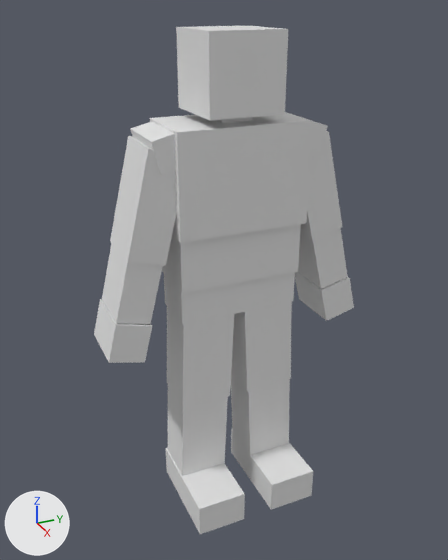
The Blender file project 1/Assets/scenery/Casino_Worker_New.blend as it was, and as the next commit left it.
One viewpoint serves both versions: a 50 mm camera at (6.62, -3.06, 2.93) aimed at (0.12, -0.13, -0.32). Arrows for +X, +Y and +Z are at lower left; the lights stay in place.

The older version as bpy lines, for what is in view:
```python
ob_cube = bpy.data.objects.new('Cube', me_cube)
ob_cube.location = (0.0, 0.0, -0.44)
ob_cube.scale = (0.318, 0.778, 0.275)
ob_cube_001 = bpy.data.objects.new('Cube.001', me_cube_001)
ob_cube_001.location = (0.0, 0.0, 1.02)
ob_cube_001.scale = (0.458, 0.821, 0.617)
ob_cube_002 = bpy.data.objects.new('Cube.002', me_cube_002)
ob_cube_002.location = (0.0, 0.0, 0.48)
ob_cube_002.scale = (0.375, 0.79, 0.745)
ob_cube_003 = bpy.data.objects.new('Cube.003', me_cube_003)
ob_cube_003.location = (0.0, 0.44, -1.3)
ob_cube_003.rotation_euler = (0.0419, 0.0, 0.0)  # degrees (2.4, 0, 0)
ob_cube_003.scale = (0.31, 0.34, 0.639)
ob_cube_004 = bpy.data.objects.new('Cube.004', me_cube_004)
ob_cube_004.location = (0.0, 0.5, -2.54)
ob_cube_004.rotation_euler = (0.0401, 0.0, 0.0)  # degrees (2.3, 0, 0)
ob_cube_004.scale = (0.3, 0.32, 0.64)
ob_cube_005 = bpy.data.objects.new('Cube.005', me_cube_005)
ob_cube_005.location = (0.3, 0.53, -3.3)
ob_cube_005.scale = (0.655, 0.325, 0.221)
ob_cube_006 = bpy.data.objects.new('Cube.006', me_cube_006)
ob_cube_006.location = (0.0, -0.44, -1.3)
ob_cube_006.rotation_euler = (-0.0419, 0.0, 0.0)  # degrees (-2.4, 0, 0)
ob_cube_006.scale = (0.31, 0.34, 0.639)
ob_cube_007 = bpy.data.objects.new('Cube.007', me_cube_007)
ob_cube_007.location = (0.0, -0.5, -2.54)
ob_cube_007.rotation_euler = (-0.0401, 0.0, 0.0)  # degrees (-2.3, 0, 0)
ob_cube_007.scale = (0.3, 0.32, 0.64)
ob_cube_010 = bpy.data.objects.new('Cube.010', me_cube_010)
ob_cube_010.location = (0.0, -0.9, 1.4)
ob_cube_010.rotation_euler = (0.244, 0.0, 0.0)  # degrees (14, 0, 0)
ob_cube_010.scale = (0.388, 0.139, 0.19)
# also in view: 'Cube.008' at (0.3, -0.53, -3.3); 'Cube.013' at (0.0, -1.45, -0.8); 'Cube.012' at (0.0, 1.04, 0.8); 'Cube.014' at (0.0, 1.29, -0.15); 'Cube.017' at (0.0, 0.0, 2.18)
```
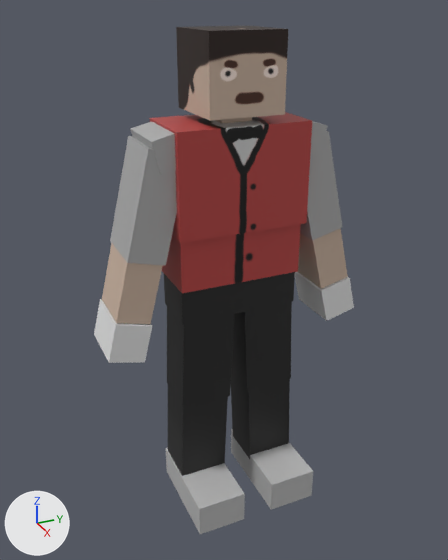
Diff of the bpy script that builds the scene:
```diff
--- a/project 1/Assets/scenery/Casino_Worker_New.blend.py
+++ b/project 1/Assets/scenery/Casino_Worker_New.blend.py
@@ mat_material @@
 mat_material = principled_material('Material')
-mat_material.base_color = (0.8, 0.8, 0.8)  # white #e7e7e7
+mat_material.texture = img_casino_worker_pelvis_texure
@@ mat_material_001 @@
 mat_material_001 = principled_material('Material.001')
-mat_material_001.base_color = (0.8, 0.8, 0.8)  # white #e7e7e7
+mat_material_001.texture = img_casino_worker_shirt_texure
@@ mat_material_002 @@
 mat_material_002 = principled_material('Material.002')
-mat_material_002.base_color = (0.8, 0.8, 0.8)  # white #e7e7e7
+mat_material_002.texture = img_casino_worker_shirt_low_texure
@@ mat_material_003 @@
 mat_material_003 = principled_material('Material.003')
-mat_material_003.base_color = (0.8, 0.8, 0.8)  # white #e7e7e7
+mat_material_003.texture = img_casino_worker_pelvis_texure
@@ mat_material_004 @@
 mat_material_004 = principled_material('Material.004')
-mat_material_004.base_color = (0.8, 0.8, 0.8)  # white #e7e7e7
+mat_material_004.texture = img_casino_worker_pelvis_texure
@@ mat_material_005 @@
 mat_material_005 = principled_material('Material.005')
-mat_material_005.base_color = (0.8, 0.8, 0.8)  # white #e7e7e7
+mat_material_005.base_color = (0.5, 0.5, 0.5)  # grey #bcbcbc
@@ mat_material_006 @@
 mat_material_006 = principled_material('Material.006')
-mat_material_006.base_color = (0.8, 0.8, 0.8)  # white #e7e7e7
+mat_material_006.texture = img_casino_worker_pelvis_texure
@@ mat_material_007 @@
 mat_material_007 = principled_material('Material.007')
-mat_material_007.base_color = (0.8, 0.8, 0.8)  # white #e7e7e7
+mat_material_007.texture = img_casino_worker_pelvis_texure
@@ mat_material_008 @@
 mat_material_008 = principled_material('Material.008')
-mat_material_008.base_color = (0.8, 0.8, 0.8)  # white #e7e7e7
+mat_material_008.base_color = (0.5, 0.5, 0.5)  # grey #bcbcbc
@@ mat_material_010 @@
 mat_material_010 = principled_material('Material.010')
-mat_material_010.base_color = (0.8, 0.8, 0.8)  # white #e7e7e7
+mat_material_010.texture = img_casino_shoulder_texure
@@ mat_material_011 @@
 mat_material_011 = principled_material('Material.011')
-mat_material_011.base_color = (0.8, 0.8, 0.8)  # white #e7e7e7
+mat_material_011.texture = img_casino_shoulder_texure
@@ mat_material_012 @@
 mat_material_012 = principled_material('Material.012')
-mat_material_012.base_color = (0.8, 0.8, 0.8)  # white #e7e7e7
+mat_material_012.texture = img_casino_shoulder_texure
@@ mat_material_014 @@
 mat_material_014 = principled_material('Material.014')
-mat_material_014.base_color = (0.8, 0.8, 0.8)  # white #e7e7e7
+mat_material_014.texture = img_casino_arm_texure
@@ mat_material_015 @@
 mat_material_015 = principled_material('Material.015')
-mat_material_015.base_color = (0.8, 0.8, 0.8)  # white #e7e7e7
+mat_material_015.texture = img_casino_arm_texure
@@ mat_material_017 @@
 mat_material_017 = principled_material('Material.017')
-mat_material_017.base_color = (0.8, 0.8, 0.8)  # white #e7e7e7
+mat_material_017.texture = img_casino_worker_face_texure
```

Pixel boxes (x1, y1, x2, y2) of what changed, in the pictures (448 x 560 px):
'Cube.001', surface changed (grey to red): (150, 112, 312, 243) in both
'Cube.017', surface changed: (176, 26, 288, 121) in both
'Cube.002', surface changed (grey to red): (162, 224, 301, 293) in both
'Cube.011', surface changed: (110, 136, 177, 266) in both
'Cube.006', surface changed (grey to black): (167, 306, 234, 407) in both
'Cube.003', surface changed (grey to black): (231, 302, 292, 391) in both
'Cube.007', surface changed (grey to black): (168, 385, 228, 476) in both
'Cube', surface changed (grey to black): (164, 272, 295, 325) in both
'Cube.004', surface changed (grey to black): (231, 373, 290, 459) in both
'Cube.008', recoloured (white to grey): (166, 447, 245, 534) in both
'Cube.005', recoloured (white to grey): (231, 429, 313, 510) in both
'Cube.015', surface changed (grey to brown): (102, 243, 163, 324) in both
'Cube.012', surface changed: (300, 131, 342, 240) in both
'Cube.014', surface changed (grey to brown): (298, 228, 348, 289) in both
'Cube.010', surface changed (white to grey): (130, 121, 176, 176) in both
